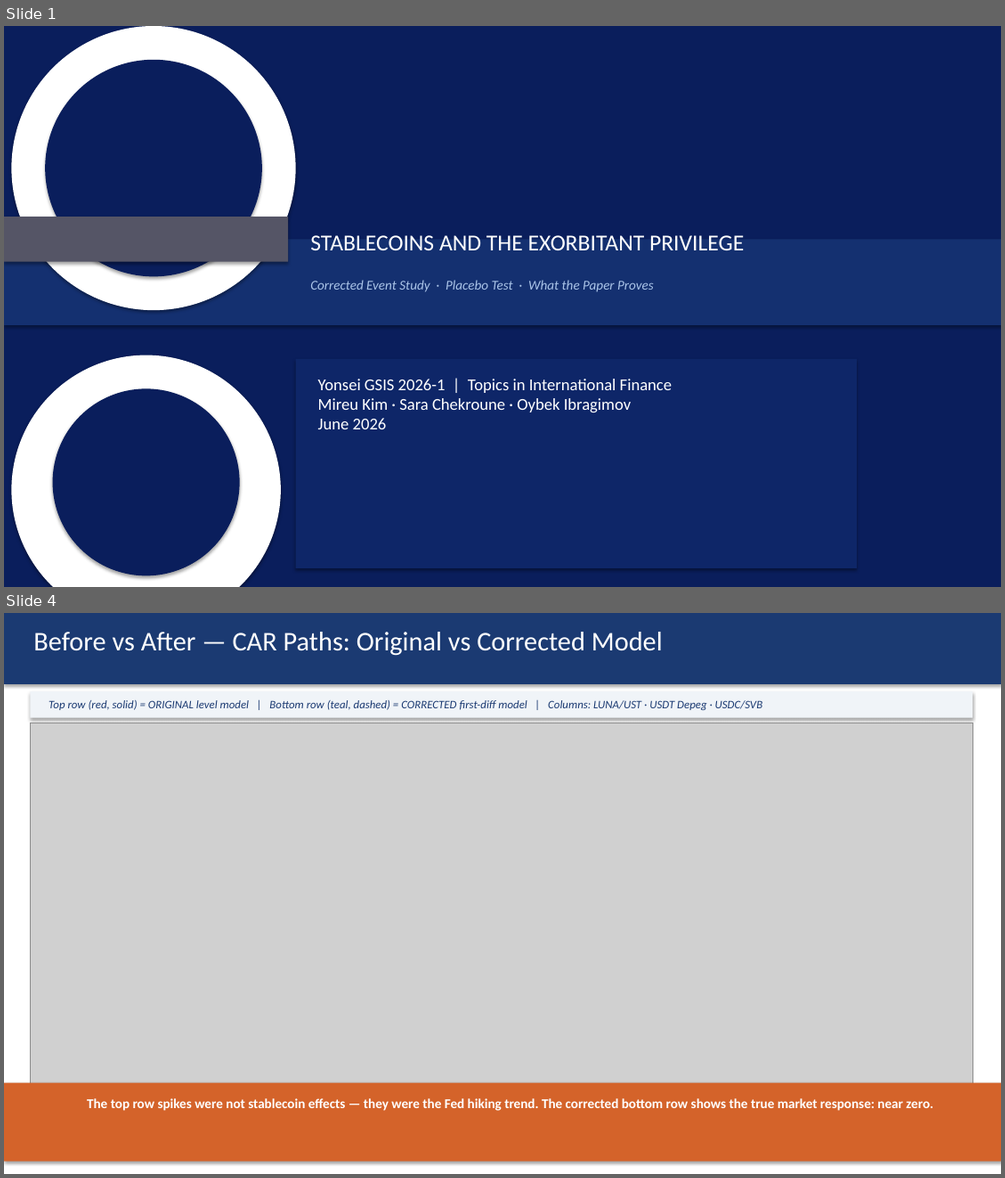
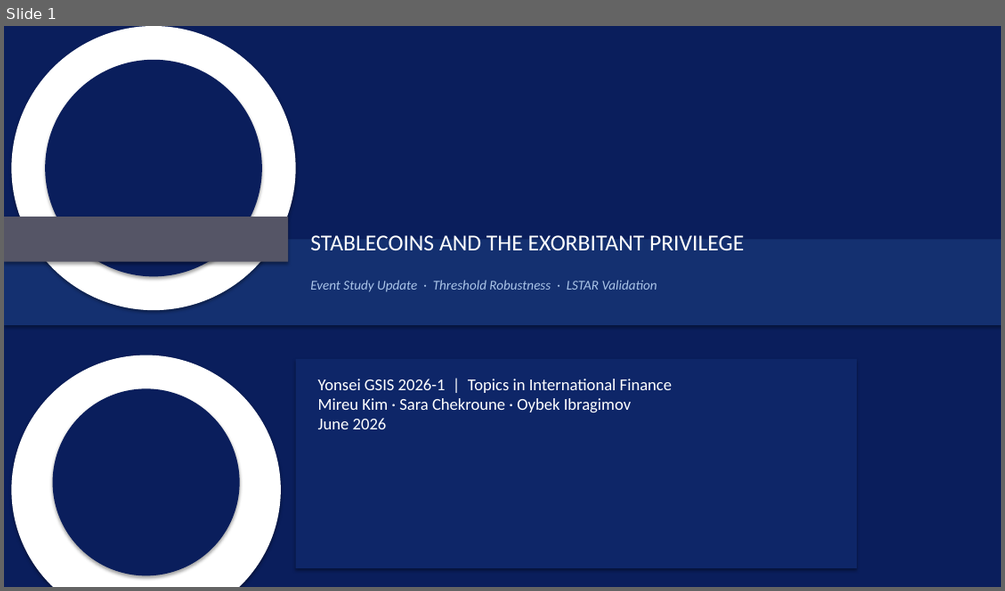
Before and after one commit to kimmireu0921/Stablecoins-and-the-Exorbitant-Privilege, a slide deck: presentations/0602_Stablecoin_Exorbitant_Privilege.pptx. Shown one above the other, each under a label of ours: slides 1 and 4 before the commit, slide 1 after it; the slides between them are not shown. The pictures are 1005x1178 and 1005x591 pixels, drawn with LibreOffice and Linux fonts; fonts in the diff are those of the drawing; grey boxes stand for pictures. Boxes give left, top, right and bottom in pixels: in the first picture for what was removed or moved away, otherwise in the second. Text is boxed around its words. In the diff, an @@ line names an element or a change of style, - is before the commit and + after.

```diff
--- a/presentations/0602_Stablecoin_Exorbitant_Privilege.pptx
+++ b/presentations/0602_Stablecoin_Exorbitant_Privilege.pptx
@@ slide 4 removed at (4, 613, 1001, 1174), background #FFFFFF @@
@@ rectangle removed at (4, 613, 1001, 1174) @@
@@ rectangle removed at (4, 613, 1001, 684) @@
@@ text removed at (33, 632, 663, 656) @@
-Before vs After — CAR Paths: Original vs Corrected Model
@@ rectangle removed at (30, 691, 972, 718) @@
@@ text removed at (48, 700, 763, 710) @@
-Top row (red, solid) = ORIGINAL level model | Bottom row (teal, dashed) = CORRECTED first-diff model | Columns: LUNA/UST · USDT Depeg · USDC/SVB
@@ picture removed at (30, 723, 972, 1093) @@
@@ rectangle removed at (4, 1083, 1001, 1161) @@
@@ rectangle removed at (30, 1099, 486, 1127) @@
@@ text removed at (87, 1098, 933, 1111) @@
-The top row spikes were not stablecoin effects — they were the Fed hiking trend. The corrected bottom row shows the true market response: near zero.
@@ rectangle removed at (498, 1099, 972, 1127) @@
@@ text removed at (979, 1160, 987, 1164) @@
-4
@@ slide 1 changed as well @@
@@ text at (310, 280, 657, 292): text changed @@
-Corrected Event Study · Placebo Test · What the Paper Proves
+Event Study Update · Threshold Robustness · LSTAR Validation
```
Also in this commit, not shown: 2 other slides changed, 4 slides added, 5 other slides removed, 2 other files.
